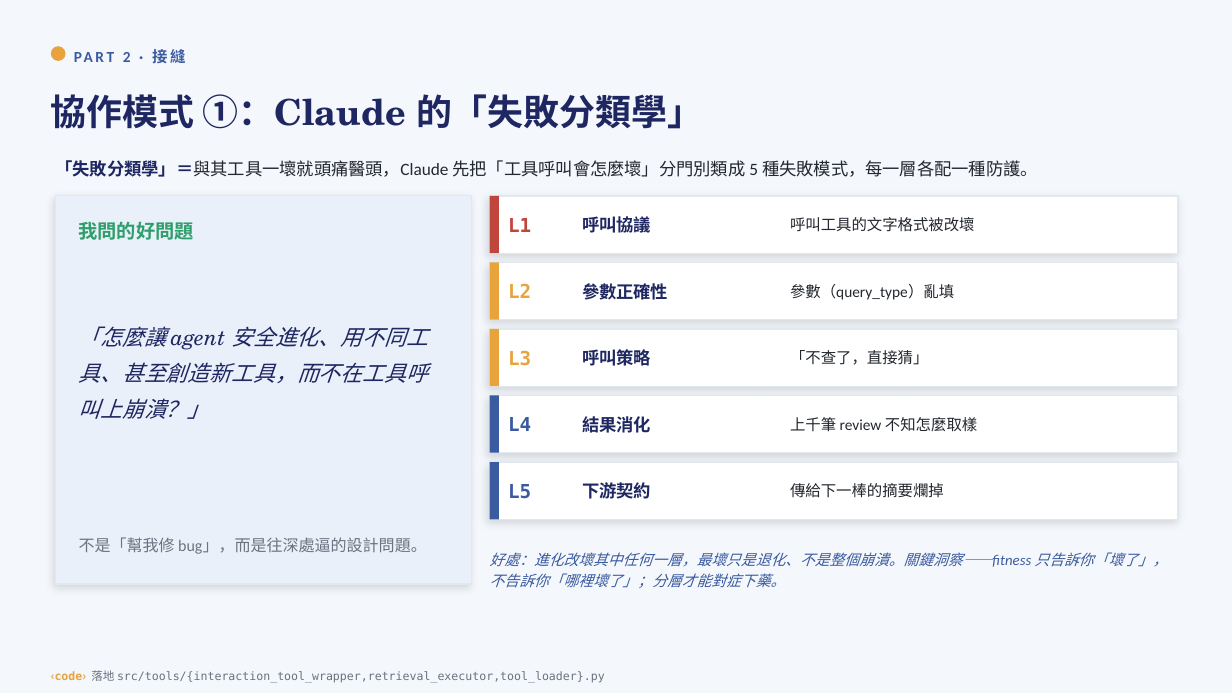
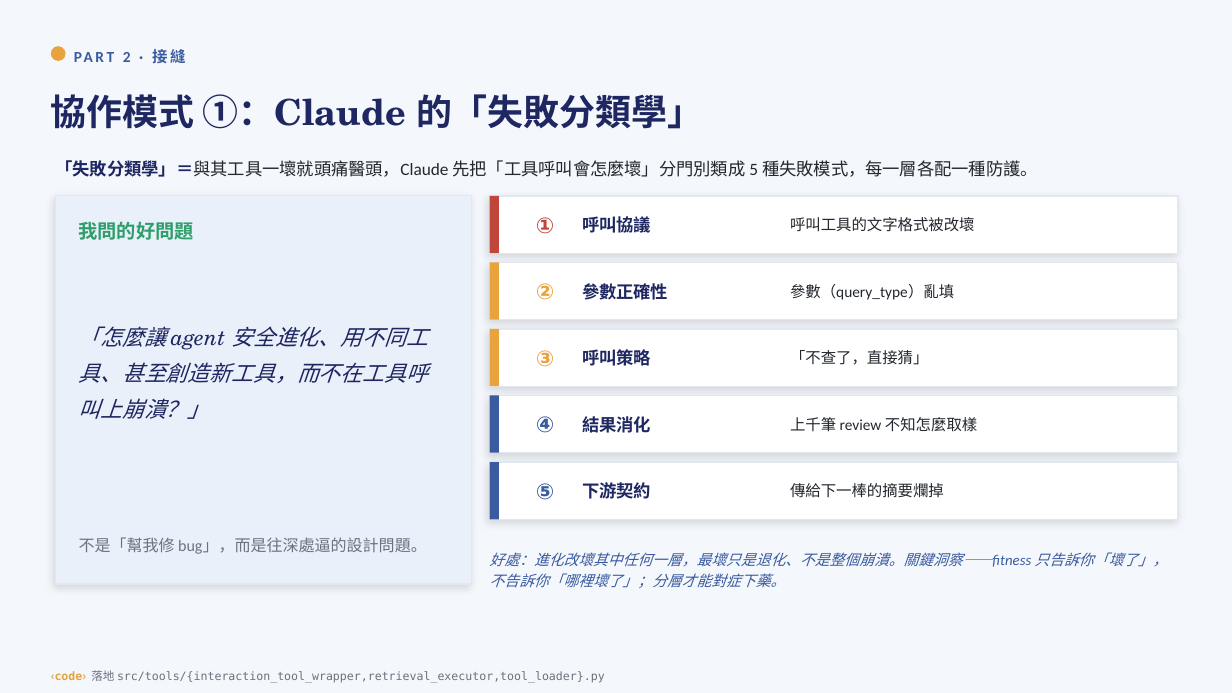
Before and after one commit to yuchieh/AgentSocietyChallenge_OpenEvolve, a slide deck: slide 11 of docs/slides/人AI進化_整合教學投影片.pptx. Drawn at 1232x693 pixels with LibreOffice and Linux fonts; fonts in the diff are those of the drawing. Boxes give left, top, right and bottom in pixels: in the first picture for what was removed or moved away, otherwise in the second. Text is boxed around its words. In the diff, an @@ line names an element or a change of style, - is before the commit and + after.

```diff
--- a/docs/slides/人AI進化_整合教學投影片.pptx
+++ b/docs/slides/人AI進化_整合教學投影片.pptx
@@ text at <box>536,217,554,234</box>: text changed; size 15 to 17 pt; font DejaVu Sans Mono to TeX Gyre Schola @@
-L1
+①
@@ text at <box>536,283,554,300</box>: text changed; size 15 to 17 pt; font DejaVu Sans Mono to TeX Gyre Schola @@
-L2
+②
@@ text at <box>536,350,554,367</box>: text changed; size 15 to 17 pt; font DejaVu Sans Mono to TeX Gyre Schola @@
-L3
+③
@@ text at <box>536,416,554,433</box>: text changed; size 15 to 17 pt; font DejaVu Sans Mono to TeX Gyre Schola @@
-L4
+④
@@ text at <box>536,483,554,500</box>: text changed; size 15 to 17 pt; font DejaVu Sans Mono to TeX Gyre Schola @@
-L5
+⑤
```
Also in this commit, not shown: 1 other file.
